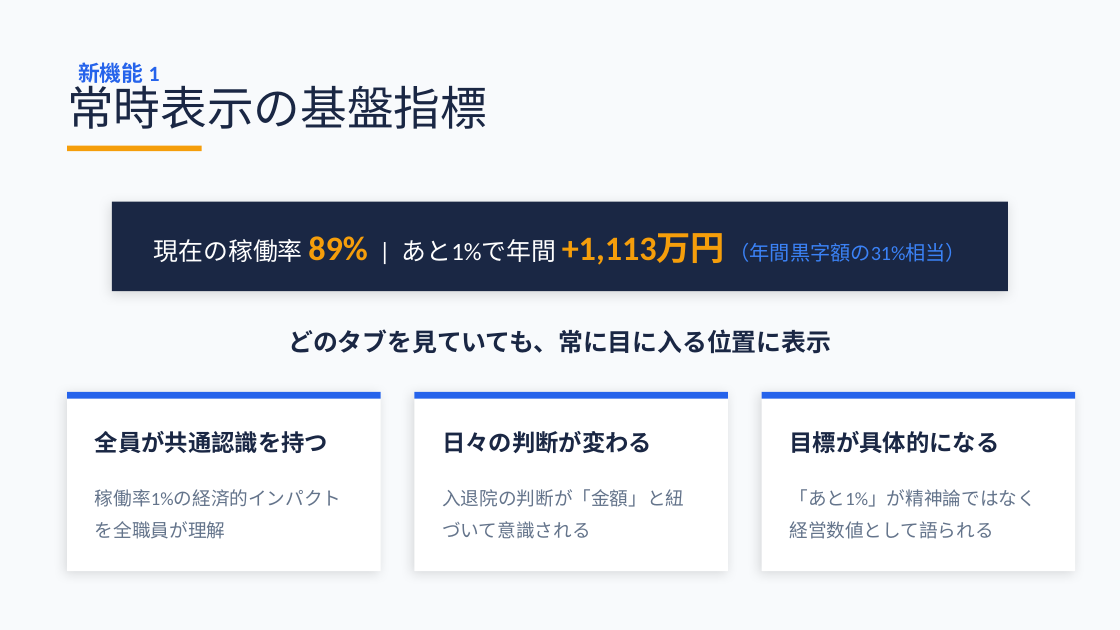
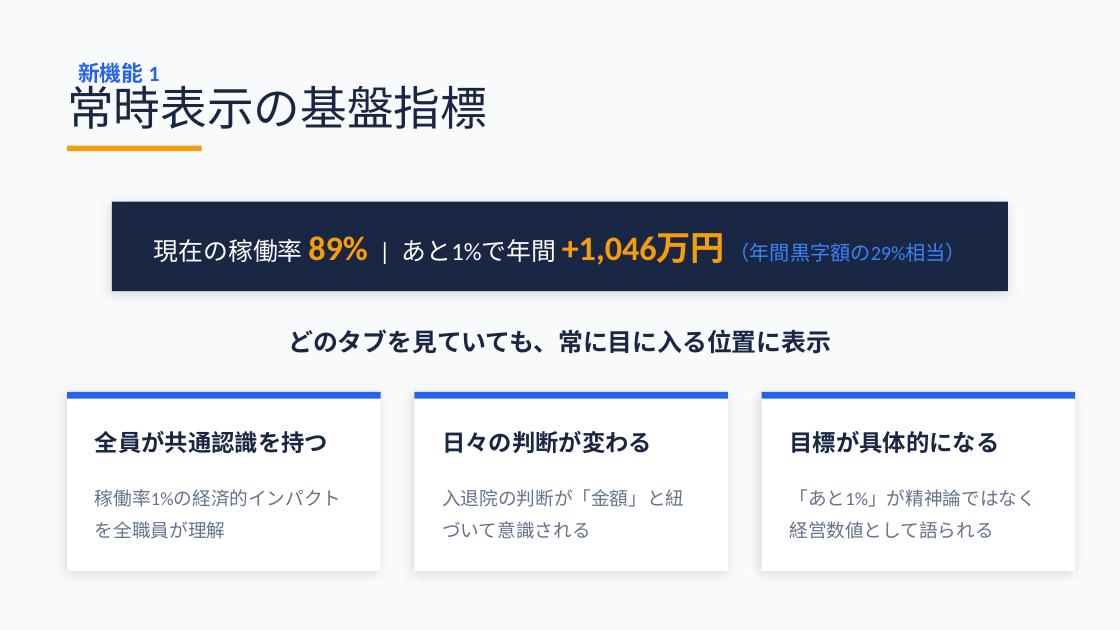
Before and after one commit to torukubota2023/bed-control-simulator, a slide deck: slide 5 of docs/admin/bed_control_evolution_presentation.pptx. Drawn at 1120x630 pixels with LibreOffice and Linux fonts; fonts in the diff are those of the drawing. Boxes give left, top, right and bottom in pixels: in the first picture for what was removed or moved away, otherwise in the second. Text is boxed around its words. In the diff, an @@ line names an element or a change of style, - is before the commit and + after.

```diff
--- a/docs/admin/bed_control_evolution_presentation.pptx
+++ b/docs/admin/bed_control_evolution_presentation.pptx
@@ text at box(154, 233, 967, 265): text changed @@
-現在の稼働率 89% | あと1%で年間 +1,113万円 （年間黒字額の31%相当）
+現在の稼働率 89% | あと1%で年間 +1,046万円 （年間黒字額の29%相当）
```
Also in this commit, not shown: 3 other slides changed, 8 other files.
